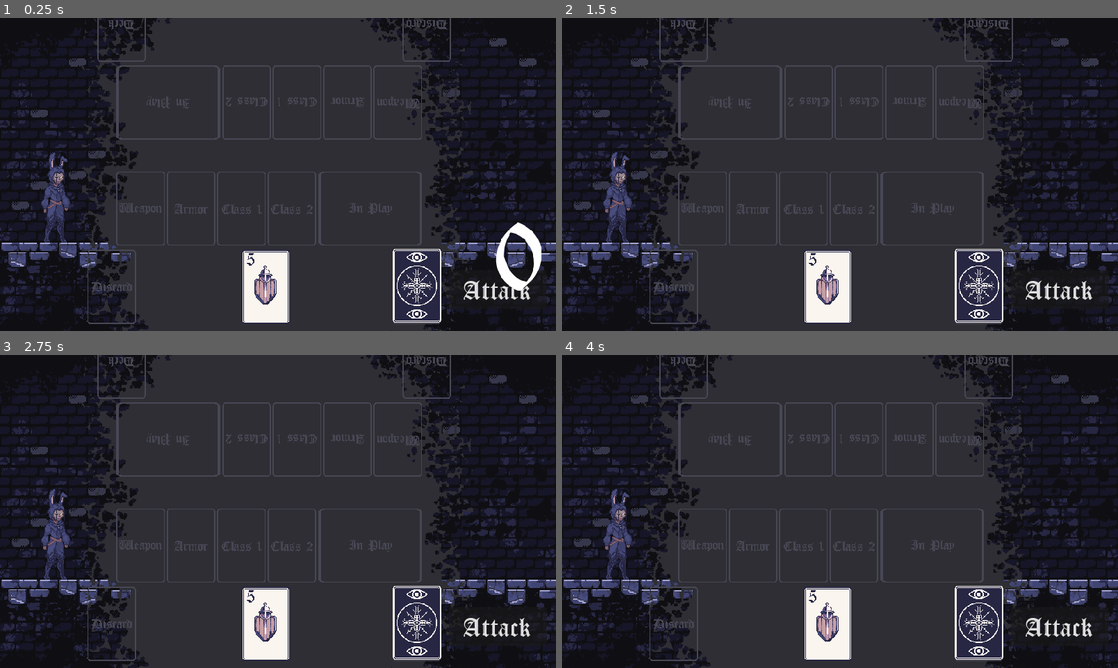
Above: before the commit, frames 1-4 (two rows, left to right).
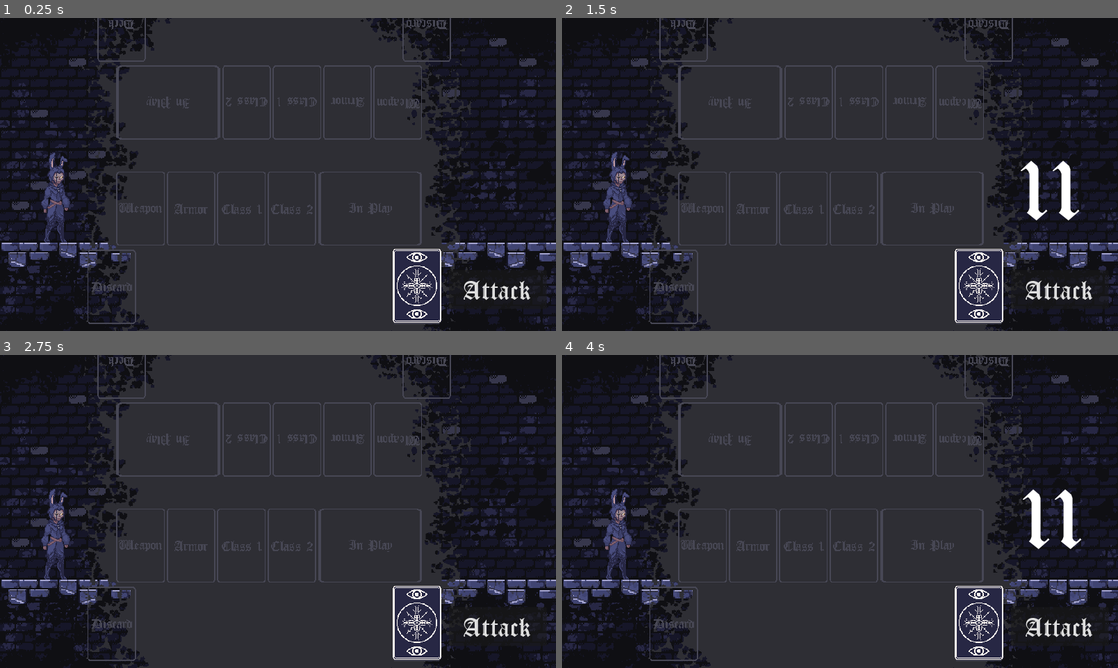
Above: after the commit, the same moments.

Repository: grahamcr4cker/PracticeCards
Game: Godot game, scene res://combat_dungeon.tscn
Same seed, same stepped clock (60 frames per second), same inputs: the game is played once before the commit and once after it.
Inputs (mouse positions are in pixels of both pictures, inside the frame that each line leads up to):
- Up to frame 1 (0.25 s): no input
- Up to frame 2 (1.5 s): click "Attack" at 0.5 s; click (979, 287) at 1.25 s
- Up to frame 3 (2.75 s): click (417, 624) at 2 s
- Up to frame 4 (4 s): click "Attack" at 2.75 s; click (979, 624) at 3.5 s

The runs differ from the first frame. In frame 1, 2.5% of the frame differs, in the area x 43-98%, y 65-98%; in frame 2, 2.4%; in frame 3, 1.7%; in frame 4, 2.4%.
Error before the commit: Invalid access to property or key 'label' on a base object of type 'PackedScene'. (res://player.gd:33)

Commit message:
Attack button animation

Diff:
--- /dev/null
+++ b/Attack Button.gd
@@ -0,0 +1 @@
+extends Button
--- a/Roll Result Indicator.gd
+++ b/Roll Result Indicator.gd
@@ -1,17 +1,20 @@
 extends Node2D
+class_name roll_result_number
 
-@export var speed : int = 30
-@export var friction : int = 15
-var shift_direction: Vector2 = Vector2.ZERO
+@onready var label:Label = $Label
+@onready var label_container:Node2D = $"."
+@onready var ap:AnimationPlayer = $AnimationPlayer
 
-@onready var label = $Label
+
 
 # Called when the node enters the scene tree for the first time.
 func _ready():
-	shift_direction = Vector2(randi_range(-1, 1), randi_range(-1, 1))
+	pass
+
+func set_values_and_animate(value:String, start_pos:Vector2) -> void:
+	label.text = value
+	ap.play("show_result")
 
 
-# Called every frame. 'delta' is the elapsed time since the previous frame.
-func _process(delta):
-	global_position += speed * shift_direction * delta
-	speed = max(speed - friction * delta, 0)
+func remove() -> void:
+	queue_free()
--- /dev/null
+++ b/Roll Result Spawn Point.gd
@@ -0,0 +1,20 @@
+extends Control
+
+@onready var roll_result_spawn_point = $"../Roll Result Spawn Point"
+@onready var roll_result_template = preload("res://roll_result_indicator.tscn")
+@onready var mastery = 3
+
+var end_held = false
+
+func _on_attack_button_pressed():
+	spawn_roll_result(randi_range(1,10) + mastery)
+
+func spawn_roll_result(value:float):
+	var roll_result = get_roll_result()
+	var val = str(round(value))
+	var pos = roll_result_spawn_point.position
+	add_child(roll_result, true)
+	roll_result.set_values_and_animate(val, pos)
+
+func get_roll_result() -> roll_result_number:
+	return roll_result_template.instantiate()
--- a/combat_dungeon.tscn
+++ b/combat_dungeon.tscn
@@ -1,16 +1,17 @@
-[gd_scene load_steps=9 format=3 uid="uid://42qyq0numudm"]
+[gd_scene load_steps=10 format=3 uid="uid://42qyq0numudm"]
 
 [ext_resource type="Texture2D" uid="uid://g3ddrmm8t4rn" path="res://assets/Backgrounds/Background_Dungeon.png" id="1_cb83s"]
+[ext_resource type="Script" path="res://Roll Result Spawn Point.gd" id="1_foulw"]
 [ext_resource type="PackedScene" uid="uid://bpd4ggfpexeid" path="res://player.tscn" id="2_wg4p0"]
 [ext_resource type="Texture2D" uid="uid://bhwmi0xufos0m" path="res://assets/Card Art/card_back.png" id="3_futgi"]
 [ext_resource type="Script" path="res://PlayerDeck.gd" id="4_0vce2"]
 [ext_resource type="Script" path="res://hand.gd" id="5_hxuek"]
 [ext_resource type="FontFile" uid="uid://diqt2vii6tchx" path="res://assets/Fonts/CloisterBlack.ttf" id="6_krib6"]
-[ext_resource type="PackedScene" uid="uid://bk6oa0oag1iqk" path="res://roll_result_indicator.tscn" id="7_g8lkh"]
+[ext_resource type="Script" path="res://Attack Button.gd" id="7_yu8p6"]
 
 [sub_resource type="Curve" id="Curve_26ffl"]
 min_value = -1.0
-_data = [Vector2(0, 0), 0.0, 0.0, 0, 1, Vector2(1, 0), 0.0, 0.0, 1, 0]
+_data = [Vector2(0.00515464, -1), 0.0, 2.01036, 0, 1, Vector2(1, 1), 2.01036, 0.0, 1, 0]
 point_count = 2
 
 [node name="playspace" type="Node2D"]
@@ -22,6 +23,15 @@
 
 [node name="Player" parent="." instance=ExtResource("2_wg4p0")]
 position = Vector2(103, 308)
+
+[node name="Roll Result Spawn Point" type="Control" parent="Player"]
+layout_mode = 3
+anchors_preset = 0
+offset_left = 730.0
+offset_top = 109.0
+offset_right = 759.0
+offset_bottom = 125.0
+script = ExtResource("1_foulw")
 
 [node name="player_deck" type="Container" parent="."]
 anchors_preset = -1
@@ -156,8 +166,6 @@
 theme_override_fonts/font = ExtResource("6_krib6")
 theme_override_font_sizes/font_size = 48
 text = "Attack"
+script = ExtResource("7_yu8p6")
 
-[node name="Roll Result Indicator" parent="." instance=ExtResource("7_g8lkh")]
-position = Vector2(790, 276)
-
-[connection signal="pressed" from="Attack Button" to="Player" method="_on_attack_button_pressed"]
+[connection signal="pressed" from="Attack Button" to="Player/Roll Result Spawn Point" method="_on_attack_button_pressed"]
--- a/hand.gd
+++ b/hand.gd
@@ -1,22 +1,5 @@
 extends Node2D
 
-const CARD = preload("res://cards/armor/heavy armor/five_of_heavy_armor.tscn")
+@onready var heavy_armor = preload("res://heavy_armor_cards.tscn")
 @onready var hand = $"."
 @export var spread_curve = Curve
-
-func _ready():
-	add_5_cards()
-	set_hand_ratio()
-
-func set_hand_ratio():
-	for card in hand.get_children():
-		var hand_ratio = 0.5
-		var destination = hand.global_transform
-		if get_child_count() > 1:
-			hand_ratio = float(card.get_index())/float(hand.get_child_count() -1)
-
-
-func add_5_cards() -> void:
-	for _x in 5:
-		var card = CARD.instantiate()
-		add_child(card)
--- a/player.gd
+++ b/player.gd
@@ -1,9 +1,8 @@
 extends CharacterBody2D
-
+#Player stuff vvv
 @onready var animation = $AnimationPlayer
 var total_health = "res://Class.gd.Priest.total_health"
 var mastery_bonus = 3
-const roll_indicator = preload("res://roll_result_indicator.tscn")
 
 
 func updateAnimation():
@@ -14,20 +13,25 @@
 	updateAnimation()
 
 
-func _on_attack_button_pressed():
-	var result = randi_range(1,10) + mastery_bonus
-	print(result)
-	spawn_roll_indicator(result) #doesn't work, causes crash
+#func spawn_effect(EFFECT: PackedScene, effect_position: Vector2 = global_position):
+#	if EFFECT:
+#		var effect = EFFECT.instantiate()
+#		get_tree().current_scene.add_child(effect)
+#		effect.global_position = effect_position
+#		return effect
+
+#func spawn_roll_indicator(result: int):
+#	var indicator = roll_indicator.instantiate()
+#	if indicator:
+#		indicator.label = (result) #think crash is caused by this. Invalid get index 'label' (on base:PackedScene')
 
 
-func spawn_effect(EFFECT: PackedScene, effect_position: Vector2 = global_position):
-	if EFFECT:
-		var effect = EFFECT.instantiate()
-		get_tree().current_scene.add_child(effect)
-		effect.global_position = effect_position
-		return effect
-
-func spawn_roll_indicator(roll: int):
-	var indicator = roll_indicator
-	if indicator:
-		indicator.label.text = str(roll) #think crash is caused by this. Invalid get index 'label' (on base:PackedScene')
+	#get a result from the pool vvv
+#	if roll_result_pool.size() > 0:
+#		return roll_result_pool.pop_front()
+#
+#	else:
+#		var new_roll_result = roll_result_template.instantiate()
+#		new_roll_result.tree_exiting.connect(
+#			func():roll_result_pool.append(new_roll_result))
+#		return new_roll_result
--- a/player.tscn
+++ b/player.tscn
@@ -40,6 +40,9 @@
 "idle": SubResource("Animation_dw45q")
 }
 
+[sub_resource type="RectangleShape2D" id="RectangleShape2D_0vuwe"]
+size = Vector2(56, 158)
+
 [node name="Player" type="CharacterBody2D"]
 texture_filter = 1
 script = ExtResource("1_vqwq0")
@@ -52,3 +55,7 @@
 libraries = {
 "": SubResource("AnimationLibrary_30k3l")
 }
+
+[node name="CollisionShape2D" type="CollisionShape2D" parent="."]
+position = Vector2(-7, 1)
+shape = SubResource("RectangleShape2D_0vuwe")
--- a/project.godot
+++ b/project.godot
@@ -12,7 +12,7 @@
 
 config/name="9 Th Life Game"
 run/main_scene="res://combat_dungeon.tscn"
-config/features=PackedStringArray("4.1", "Mobile")
+config/features=PackedStringArray("4.0", "Mobile")
 config/icon="res://icon.svg"
 
 [display]
--- a/roll_result_indicator.tscn
+++ b/roll_result_indicator.tscn
@@ -3,33 +3,30 @@
 [ext_resource type="Script" path="res://Roll Result Indicator.gd" id="1_2cwkx"]
 [ext_resource type="FontFile" uid="uid://diqt2vii6tchx" path="res://assets/Fonts/CloisterBlack.ttf" id="2_mbvdg"]
 
-[sub_resource type="Animation" id="Animation_xtg6v"]
-resource_name = "show_result"
-tracks/0/type = "method"
+[sub_resource type="Animation" id="Animation_5au47"]
+tracks/0/type = "value"
 tracks/0/imported = false
 tracks/0/enabled = true
-tracks/0/path = NodePath(".")
+tracks/0/path = NodePath("Label:scale")
 tracks/0/interp = 1
 tracks/0/loop_wrap = true
 tracks/0/keys = {
-"times": PackedFloat32Array(1),
-"transitions": PackedFloat32Array(1),
-"values": [{
-"args": [],
-"method": &"queue_free"
-}]
+"times": PackedFloat32Array(0, 0.3),
+"transitions": PackedFloat32Array(1, 1),
+"update": 0,
+"values": [Vector2(0.5, 0.5), Vector2(1, 1)]
 }
 tracks/1/type = "value"
 tracks/1/imported = false
 tracks/1/enabled = true
-tracks/1/path = NodePath("Label:scale")
+tracks/1/path = NodePath("Label:modulate")
 tracks/1/interp = 1
 tracks/1/loop_wrap = true
 tracks/1/keys = {
-"times": PackedFloat32Array(0, 0.3),
-"transitions": PackedFloat32Array(1, 1),
+"times": PackedFloat32Array(0, 0.3, 1),
+"transitions": PackedFloat32Array(1, 1, 1),
 "update": 0,
-"values": [Vector2(0.5, 0.5), Vector2(1, 1)]
+"values": [Color(1, 1, 1, 0), Color(1, 1, 1, 1), Color(1, 1, 1, 0)]
 }
 tracks/2/type = "value"
 tracks/2/imported = false
@@ -41,34 +38,73 @@
 "times": PackedFloat32Array(0, 0.3, 1),
 "transitions": PackedFloat32Array(1, 1, 1),
 "update": 0,
-"values": [Color(1, 1, 1, 1), Color(1, 1, 1, 1), Color(1, 1, 1, 0)]
+"values": [Color(1, 1, 1, 0), Color(1, 1, 1, 1), Color(1, 1, 1, 0)]
 }
 
-[sub_resource type="Animation" id="Animation_5au47"]
-length = 0.001
-tracks/0/type = "value"
+[sub_resource type="Animation" id="Animation_xtg6v"]
+resource_name = "show_result"
+length = 1.6
+tracks/0/type = "method"
 tracks/0/imported = false
 tracks/0/enabled = true
-tracks/0/path = NodePath("Label:scale")
+tracks/0/path = NodePath(".")
 tracks/0/interp = 1
 tracks/0/loop_wrap = true
 tracks/0/keys = {
-"times": PackedFloat32Array(0),
+"times": PackedFloat32Array(1.6),
 "transitions": PackedFloat32Array(1),
-"update": 0,
-"values": [Vector2(0.5, 0.5)]
+"values": [{
+"args": [],
+"method": &"queue_free"
+}]
 }
 tracks/1/type = "value"
 tracks/1/imported = false
 tracks/1/enabled = true
-tracks/1/path = NodePath("Label:modulate")
+tracks/1/path = NodePath("Label:rotation")
 tracks/1/interp = 1
 tracks/1/loop_wrap = true
 tracks/1/keys = {
-"times": PackedFloat32Array(0),
-"transitions": PackedFloat32Array(1),
+"times": PackedFloat32Array(0, 0.1),
+"transitions": PackedFloat32Array(1, 1),
 "update": 0,
-"values": [Color(1, 1, 1, 1)]
+"values": [-0.436332, 0.0]
+}
+tracks/2/type = "value"
+tracks/2/imported = false
+tracks/2/enabled = true
+tracks/2/path = NodePath("Label:scale")
+tracks/2/interp = 1
+tracks/2/loop_wrap = true
+tracks/2/keys = {
+"times": PackedFloat32Array(0, 0.2),
+"transitions": PackedFloat32Array(1, 1),
+"update": 0,
+"values": [Vector2(0.5, 0.5), Vector2(1, 1)]
+}
+tracks/3/type = "value"
+tracks/3/imported = false
+tracks/3/enabled = true
+tracks/3/path = NodePath("Label:modulate")
+tracks/3/interp = 0
+tracks/3/loop_wrap = true
+tracks/3/keys = {
+"times": PackedFloat32Array(0, 0.2, 0.3, 0.4, 0.5, 0.6, 0.7, 0.8, 0.9, 1.6),
+"transitions": PackedFloat32Array(1, 1, 1, 1, 1, 1, 1, 1, 1, 1),
+"update": 0,
+"values": [Color(1, 1, 1, 1), Color(1, 1, 1, 1), Color(1, 1, 1, 0), Color(1, 1, 1, 0), Color(1, 1, 1, 1), Color(1, 1, 1, 0), Color(1, 1, 1, 1), Color(1, 1, 1, 0), Color(1, 1, 1, 1), Color(1, 1, 1, 0)]
+}
+tracks/4/type = "value"
+tracks/4/imported = false
+tracks/4/enabled = true
+tracks/4/path = NodePath("Label:position")
+tracks/4/interp = 1
+tracks/4/loop_wrap = true
+tracks/4/keys = {
+"times": PackedFloat32Array(0, 0.2, 1.6),
+"transitions": PackedFloat32Array(1, 1, 1),
+"update": 0,
+"values": [Vector2(-121, -218), Vector2(-121, -225), Vector2(-100, -300)]
 }
 
 [sub_resource type="AnimationLibrary" id="AnimationLibrary_5dyyc"]
@@ -78,14 +114,19 @@
 }
 
 [node name="Roll Result Indicator" type="Node2D"]
+position = Vector2(3, 5)
 script = ExtResource("1_2cwkx")
 
 [node name="Label" type="Label" parent="."]
-offset_right = 238.0
-offset_bottom = 262.0
+modulate = Color(1, 1, 1, 0)
+offset_left = -100.0
+offset_top = -300.0
+offset_right = 138.0
+offset_bottom = -38.0
 scale = Vector2(0.5, 0.5)
+pivot_offset = Vector2(117, 267)
 theme_override_fonts/font = ExtResource("2_mbvdg")
-theme_override_font_sizes/font_size = 200
+theme_override_font_sizes/font_size = 160
 text = "0"
 horizontal_alignment = 1
 vertical_alignment = 1
Not shown: 1 places in player.tscn that only renumber resources
